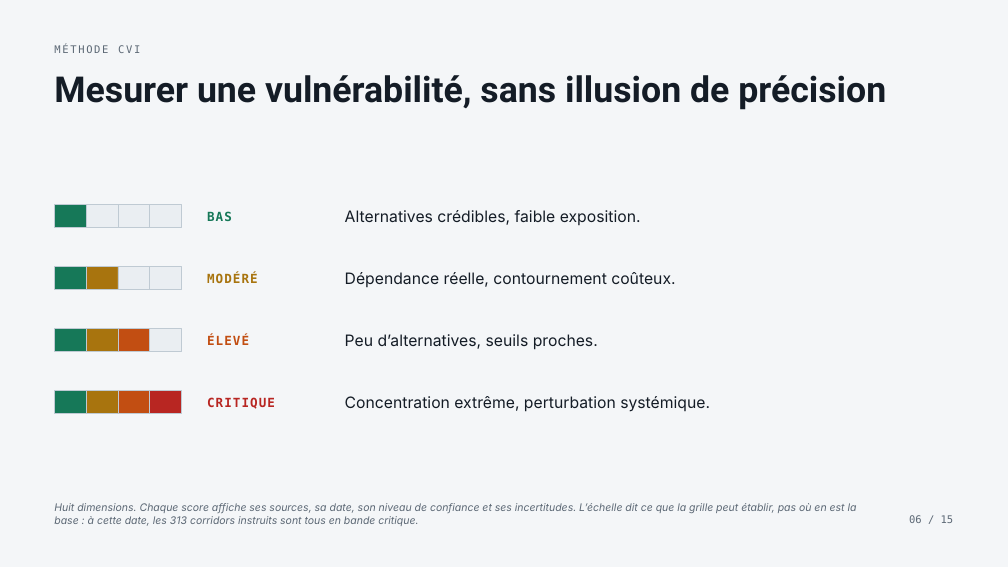
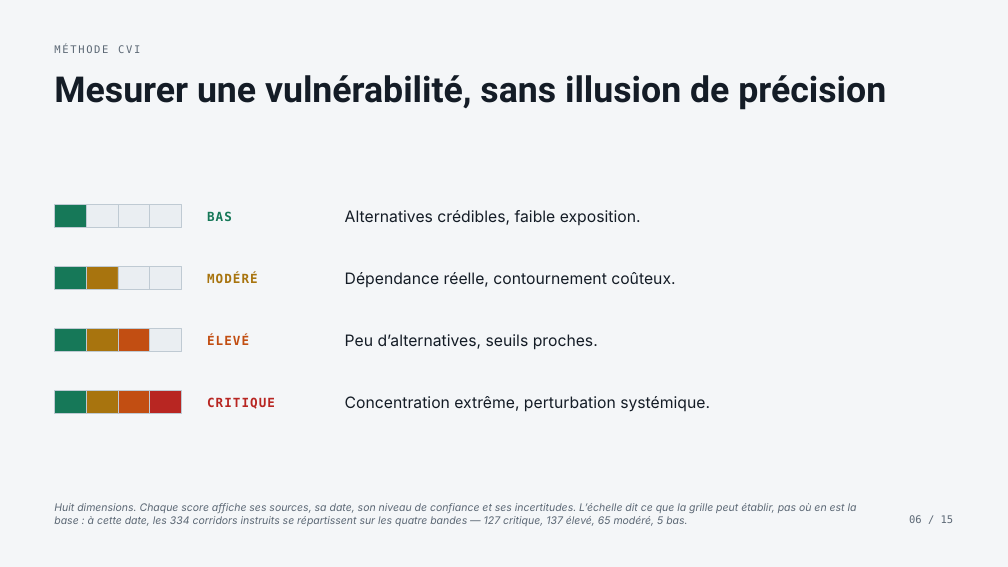
Before and after one commit to s-geffroy/ag-front, a slide deck: slide 6 of presentations/commercial/fr/commercial.fr.pptx. Drawn at 1008x567 pixels with LibreOffice and Linux fonts; fonts in the diff are those of the drawing. Boxes give left, top, right and bottom in pixels: in the first picture for what was removed or moved away, otherwise in the second. Text is boxed around its words. In the diff, an @@ line names an element or a change of style, - is before the commit and + after.

```diff
--- a/presentations/commercial/fr/commercial.fr.pptx
+++ b/presentations/commercial/fr/commercial.fr.pptx
@@ text at (x1=54, y1=503, x2=857, y2=526): text changed @@
-Huit dimensions. Chaque score affiche ses sources, sa date, son niveau de confiance et ses incertitudes. L’échelle dit ce que la grille peut établir, pas où en est la base : à cette date, les 313 corridors instruits sont tous en bande critique.
+Huit dimensions. Chaque score affiche ses sources, sa date, son niveau de confiance et ses incertitudes. L’échelle dit ce que la grille peut établir, pas où en est la base : à cette date, les 334 corridors instruits se répartissent sur les quatre bandes — 127 critique, 137 élevé, 65 modéré, 5 bas.
```
Also in this commit, not shown: 3 other slides changed, 16 other files.
